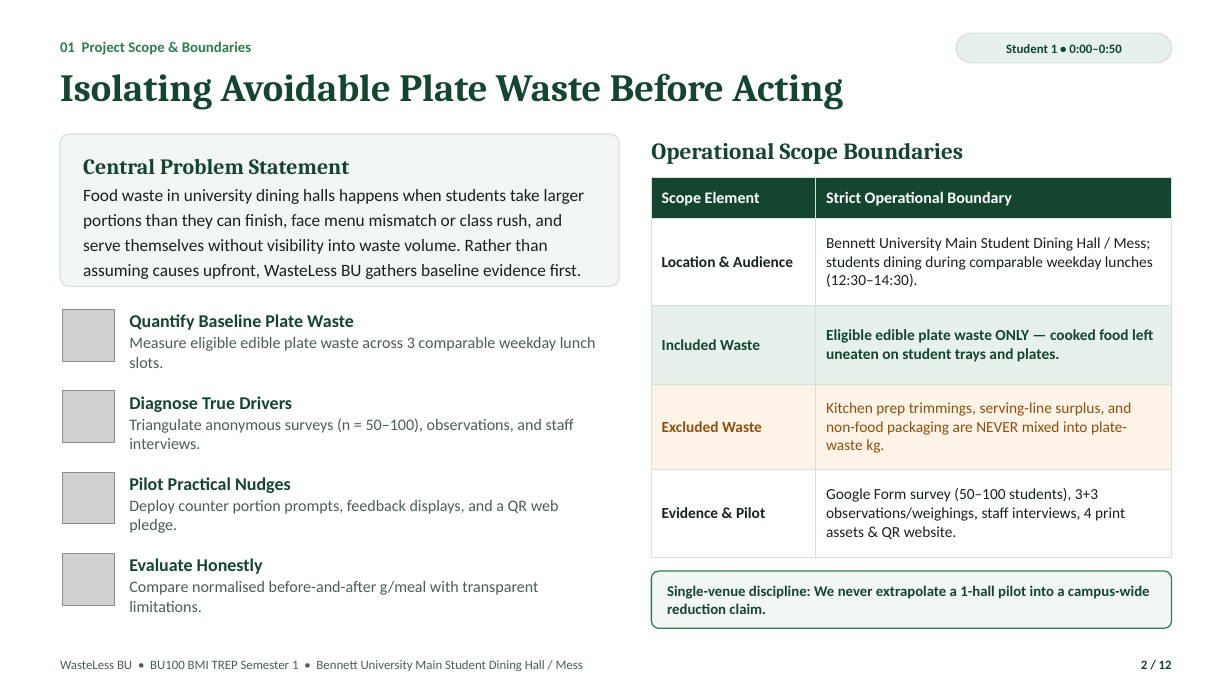
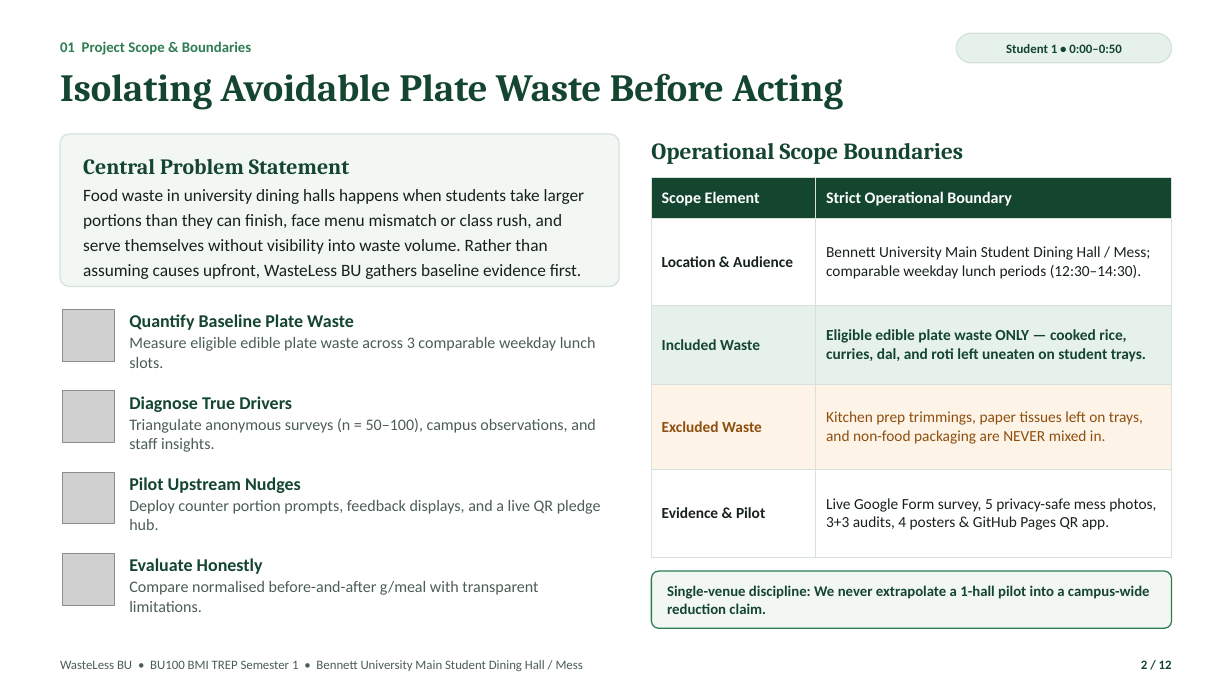
Before and after one commit to PRIYANSHVERMA-droid/wasteless-bu, a slide deck: slide 2 of WasteLess_BU_Pitch_Deck.pptx. Drawn at 1232x693 pixels with LibreOffice and Linux fonts; fonts in the diff are those of the drawing; grey boxes stand for pictures. Boxes give left, top, right and bottom in pixels: in the first picture for what was removed or moved away, otherwise in the second. Text is boxed around its words. In the diff, an @@ line names an element or a change of style, - is before the commit and + after.

Commit message:
Embed 5 privacy-safe Bennett Mess field photos across website, DOCX dossier, and PPTX pitch deck

```diff
--- a/WasteLess_BU_Pitch_Deck.pptx
+++ b/WasteLess_BU_Pitch_Deck.pptx
@@ table at (652,177,1172,534) @@
-row 2, column 2: Bennett University Main Student Dining Hall / Mess; students dining during comparable weekday lunches (12:30–14:30).
+row 2, column 2: Bennett University Main Student Dining Hall / Mess; comparable weekday lunch periods (12:30–14:30).
-row 3, column 2: Eligible edible plate waste ONLY — cooked food left uneaten on student trays and plates.
+row 3, column 2: Eligible edible plate waste ONLY — cooked rice, curries, dal, and roti left uneaten on student trays.
-row 4, column 2: Kitchen prep trimmings, serving-line surplus, and non-food packaging are NEVER mixed into plate-waste kg.
+row 4, column 2: Kitchen prep trimmings, paper tissues left on trays, and non-food packaging are NEVER mixed in.
-row 5, column 2: Google Form survey (50–100 students), 3+3 observations/weighings, staff interviews, 4 print assets & QR website.
+row 5, column 2: Live Google Form survey, 5 privacy-safe mess photos, 3+3 audits, 4 posters & GitHub Pages QR app.
@@ text at (129,418,595,452): text changed @@
-Triangulate anonymous surveys (n = 50–100), observations, and staff interviews.
+Triangulate anonymous surveys (n = 50–100), campus observations, and staff insights.
@@ text at (129,477,301,493): text changed @@
-Pilot Practical Nudges
+Pilot Upstream Nudges
@@ text at (129,500,601,530): text changed @@
-Deploy counter portion prompts, feedback displays, and a QR web pledge.
+Deploy counter portion prompts, feedback displays, and a live QR pledge hub.
```
Also in this commit, not shown: 11 other slides changed, 9 other files.
